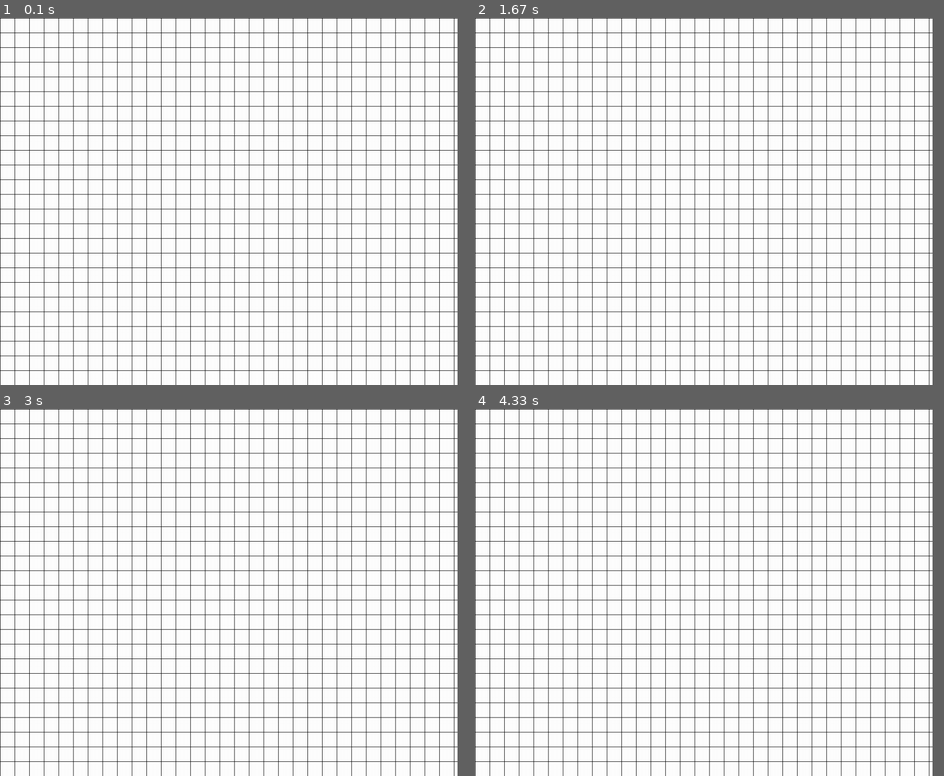
Above: before the commit, frames 1-4 (two rows, left to right).
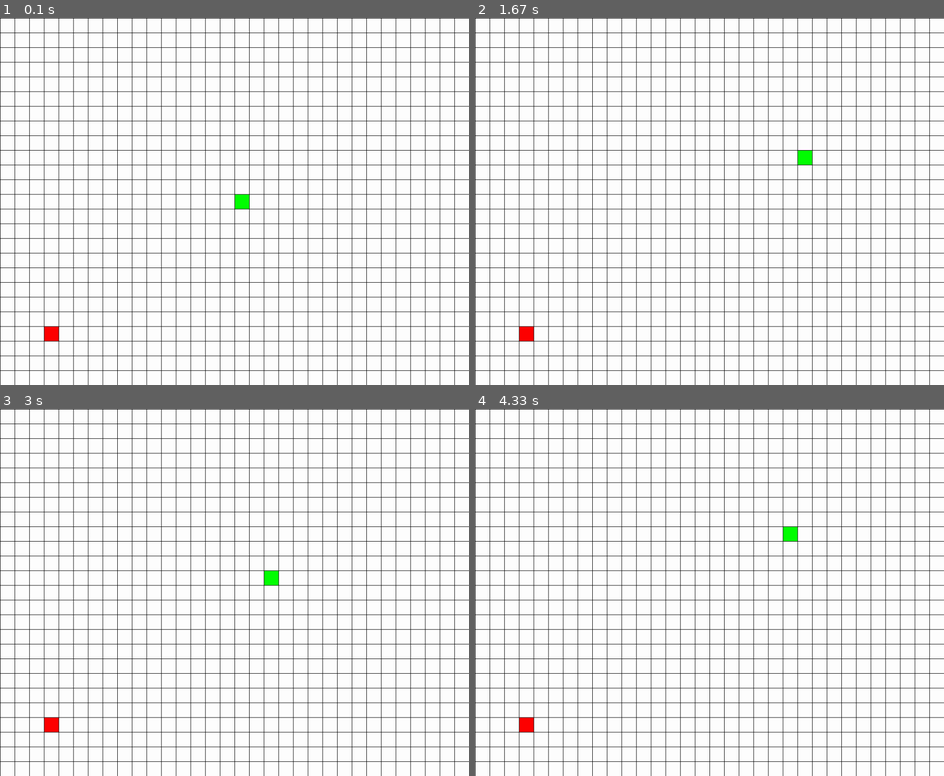
Above: after the commit, the same moments.

Repository: k-qich/2D-SnakeGame-Pygame
Game: pygame game, started from game.py
Two runs of this game, one before a commit and one after it. Both use one fixed random seed, a clock stepped at 60 frames per second and the inputs below.
Inputs:
- Up to frame 1 (0.1 s): no input
- Up to frame 2 (1.67 s): hold Right 0.33-0.8 s; hold Up 0.83-1.3 s; hold Right from 1.33 s (still down)
- Up to frame 3 (3 s): release Right at 1.8 s; hold Left 1.83-2.37 s; hold Down 2.4-2.7 s; hold Left from 2.73 s (still down)
- Up to frame 4 (4.33 s): release Left at 3.13 s; hold Up 3.17-3.53 s; hold Right 3.57-4.2 s; hold Down from 4.23 s (still down)
In our replay, the window is 878x703 before the commit and 900x703 after it. These sizes can differ from the game's own. Grey fills any space a smaller window leaves; there, only what the larger window draws over its background counts as a difference.

The runs differ from the first frame. In frame 1, 7.1% of the frame differs, in the area x 9-100%, y 0-100%; in frame 2, 7.1%; in frame 3, 7.1%; in frame 4, 7.1%.

Commit message:
Added basic player movement and randomly generated apples

Diff:
--- a/constants.py
+++ b/constants.py
@@ -1,13 +1,18 @@
 # game window constants
 DISPLAY_TITLE = "Snake"
-DISPLAY_WIDTH = 1000
+DISPLAY_WIDTH = 1024
 DISPLAY_HEIGHT = 800
 FPS = 60
 
 # game settings
 TILE_SIZE = 32
+PLAYER_SPEED = 150
+PLAYER_SPEED_INCREASE_RATE = -10
+PLAYER_SPEED_CAP = 50
 
 # colour constants
 BLACK = (0, 0, 0)
 LIGHTGREY = (220, 220, 220)
+GREEN = (0, 255, 0)
+RED = (255, 0, 0)
 WHITE = (255, 255, 255)
--- /dev/null
+++ b/entity.py
@@ -0,0 +1,45 @@
+from constants import *
+import pygame as pg
+
+
+# Base class for any entity
+class Entity(pg.sprite.Sprite):
+    def __init__(self, x, y, colour):
+        super().__init__()
+        self.colour = colour
+
+        self.image = pg.Surface((TILE_SIZE, TILE_SIZE))
+        self.image.fill(self.colour)
+
+        # defines boundaries of sprite
+        self.rect = self.image.get_rect()
+        self.rect.topleft = (x * TILE_SIZE, y * TILE_SIZE)
+
+
+class SnakeHead(Entity):
+    def __init__(self, x, y, colour):
+        super().__init__(x, y, colour)
+        # player attributes
+        self.dx = TILE_SIZE
+        self.dy = 0
+
+        self.last_movement_time = 0
+        self.movement_interval = PLAYER_SPEED       # how fast the snake will be moving
+
+    def update(self):
+        t_now = pg.time.get_ticks()
+
+        # regulate snake's movement speed
+        if t_now - self.last_movement_time > self.movement_interval:
+            self.rect.x += self.dx
+            self.rect.y += self.dy
+            self.last_movement_time = t_now
+
+
+class SnakeBody:
+    pass
+
+
+class Apple(Entity):
+    def __init__(self, x, y, colour):
+        super().__init__(x, y, colour)
--- a/game.py
+++ b/game.py
@@ -1,5 +1,7 @@
 from constants import *
+import entity
 import pygame as pg
+import random
 import sys
 
 
@@ -16,15 +18,33 @@
         self.gameDisplay = pg.display.set_mode((self.display_width, self.display_height))
         pg.display.set_caption(self.display_name)
 
+        # game objects
+        self.snake_head = None
+
+        # sprite groups
+        self.snake_sprites = pg.sprite.Group()
+        self.apple_sprite = pg.sprite.Group()
+
         self.clock = pg.time.Clock()
         self.running = False
 
+    def init_game_vars(self):
+        self.snake_head = entity.SnakeHead(int(self.display_width/TILE_SIZE/2), int(self.display_height/TILE_SIZE/2), GREEN)
+        self.snake_sprites.add(self.snake_head)
+        self.generate_new_apple()
+
     def update(self):
-        pass
+        self.snake_sprites.update()
 
     def render(self):
         # rendering the game background
         self.gameDisplay.fill(WHITE)
+
+        # render apple
+        self.apple_sprite.draw(self.gameDisplay)
+
+        # render player
+        self.snake_sprites.draw(self.gameDisplay)
 
         # draw game grid
         for x in range(0, DISPLAY_WIDTH, TILE_SIZE):
@@ -33,15 +53,35 @@
             pg.draw.line(self.gameDisplay, BLACK, (0, y), (DISPLAY_WIDTH, y))
 
     def game_event_handler(self):
+        keys = pg.key.get_pressed()
+
         # processing player inputs
         for event in pg.event.get():
             # game window closed
             if event.type == pg.QUIT:
                 self.exit()
 
+        # player movement
+        if keys[pg.K_LEFT]:
+            self.snake_head.dy = 0
+            self.snake_head.dx = -TILE_SIZE
+        if keys[pg.K_RIGHT]:
+            self.snake_head.dy = 0
+            self.snake_head.dx = TILE_SIZE
+        if keys[pg.K_UP]:
+            self.snake_head.dx = 0
+            self.snake_head.dy = -TILE_SIZE
+        if keys[pg.K_DOWN]:
+            self.snake_head.dx = 0
+            self.snake_head.dy = TILE_SIZE
+
     # GAME LOOP
     def game_loop(self):
         print("Game Running!")
+
+        # init game objects
+        self.init_game_vars()
+
         # game loop
         self.running = True
         while self.running:
@@ -60,6 +100,17 @@
             # defining the fps of game
             self.clock.tick(FPS)
 
+    # creates a new random position for an apple
+    def generate_new_apple(self):
+        posy = random.randint(0, DISPLAY_HEIGHT/TILE_SIZE)
+        posx = random.randint(0, DISPLAY_WIDTH/TILE_SIZE)
+        apple = entity.Apple(posx, posy, RED)
+        self.apple_sprite.add(apple)
+
+    # increases the length of the snake upon consuming an apple
+    def grow_snake(self):
+        pass
+
     def run(self):
         self.game_loop()
         self.exit()
